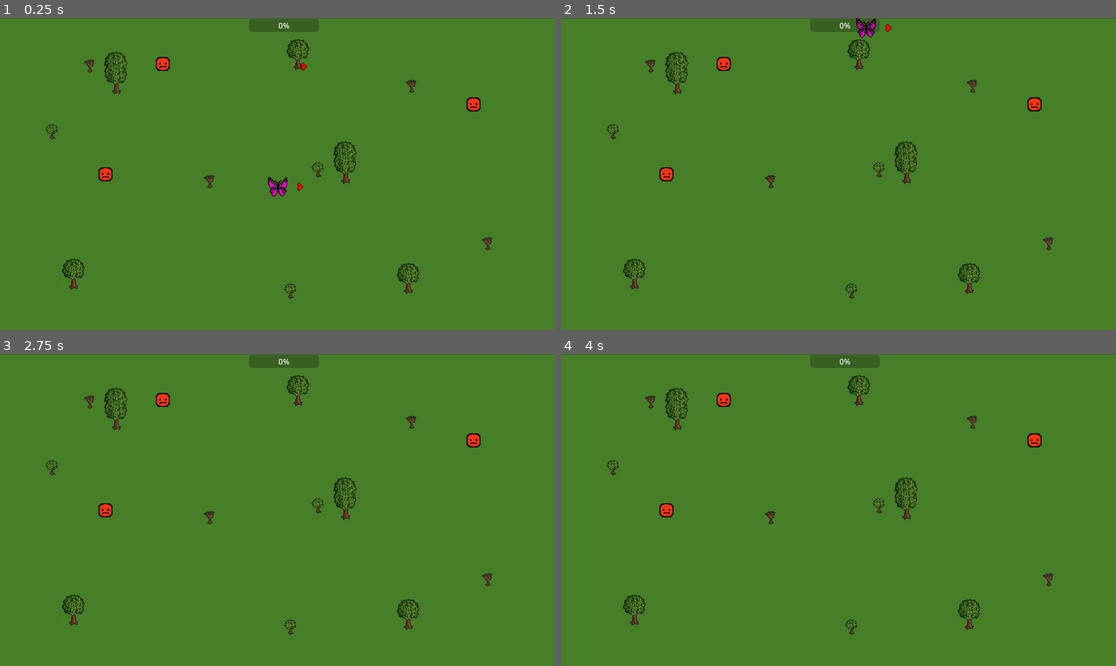
Above: before the commit, frames 1-4 (two rows, left to right).
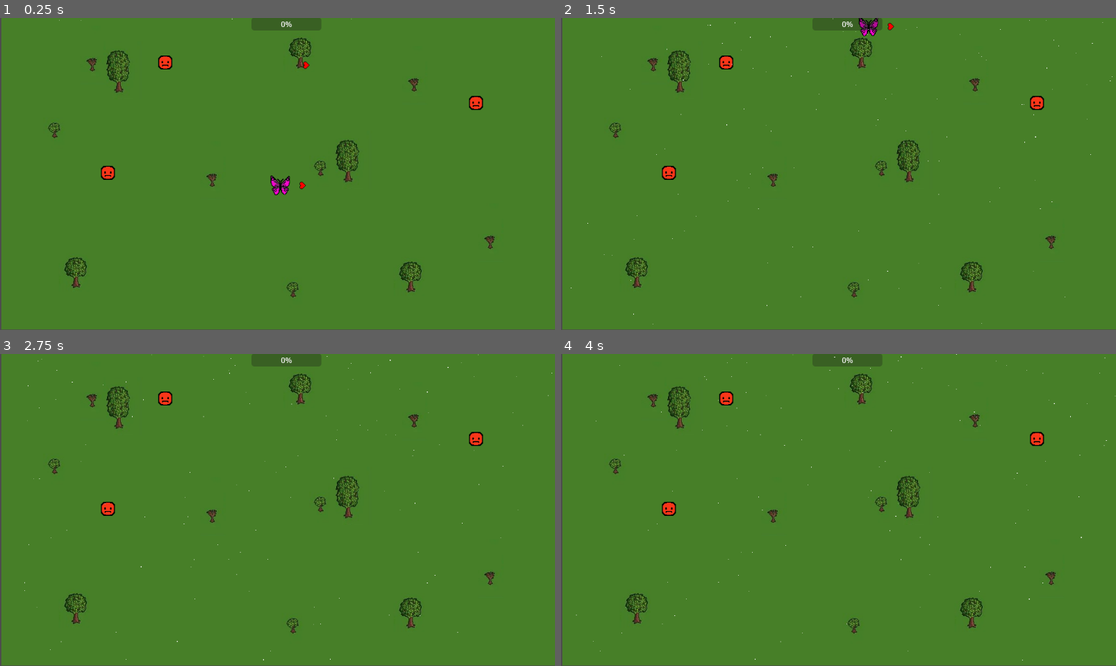
Above: after the commit, the same moments.

Repository: Robertas-Ba/joymakerGame
Game: Godot game, scene res://map.tscn
Two runs of this game, one before a commit and one after it. Both use one fixed random seed, a clock stepped at 60 frames per second and the inputs below. This scene is started directly instead of the project's main scene.
Inputs:
- Up to frame 1 (0.25 s): no input
- Up to frame 2 (1.5 s): tap Enter at 0.5 s; hold W (move_up) 0.53-1.28 s; tap D (move_rigth) at 0.6, 1.35 s; hold S (move_down) from 1.28 s (still down)
- Up to frame 3 (2.75 s): release S (move_down) at 2.03 s; hold W (move_up) from 2.03 s (still down); tap D (move_rigth) at 2.1 s
- Up to frame 4 (4 s): tap D (move_rigth) at 2.85, 3.6 s; tap Space at 3.5 s; release W (move_up) at 3.53 s; hold A (move_left) from 3.53 s (still down)

The runs differ from the first frame. In frame 1, 3.1% of the frame differs, in the area x 0-100%, y 0-100%; in frame 2, 3.1%; in frame 3, 2.9%; in frame 4, 2.9%.

Commit message:
added rain

Diff:
--- a/map.tscn
+++ b/map.tscn
@@ -7,6 +7,7 @@
 [ext_resource type="Texture2D" uid="uid://dgc2pexh4fvy4" path="res://tree3.jpg" id="5_gqbix"]
 [ext_resource type="PackedScene" uid="uid://bwldgxe7nvc6l" path="res://joy.tscn" id="6_iw27f"]
 [ext_resource type="PackedScene" uid="uid://0exsssxg1gbv" path="res://Music.tscn" id="7_71pa8"]
+[ext_resource type="PackedScene" uid="uid://yhnok8taumwn" path="res://rain.tscn" id="8_05x41"]
 
 [sub_resource type="StyleBoxFlat" id="StyleBoxFlat_iw27f"]
 
@@ -86,3 +87,6 @@
 theme_override_styles/fill = SubResource("StyleBoxFlat_iw27f")
 
 [node name="AudioStreamPlayer2D" parent="." instance=ExtResource("7_71pa8")]
+
+[node name="Rain" parent="." instance=ExtResource("8_05x41")]
+position = Vector2(-3, 3)
--- /dev/null
+++ b/rain.tscn
@@ -0,0 +1,28 @@
+[gd_scene load_steps=2 format=3 uid="uid://yhnok8taumwn"]
+
+[sub_resource type="GDScript" id="GDScript_43xbk"]
+script/source = "extends Node2D
+
+func _ready():
+	pass
+
+func _process(delta):
+	if Input.is_action_just_pressed(\"ui_accept\"):
+		$CPUParticles2D.emitting = $CPUParticles2D.emitting
+"
+
+[node name="Rain" type="Node2D"]
+script = SubResource("GDScript_43xbk")
+
+[node name="CPUParticles2D" type="CPUParticles2D" parent="."]
+position = Vector2(626, -24)
+amount = 150
+lifetime = 1.2
+emission_shape = 3
+emission_rect_extents = Vector2(550, 1)
+gravity = Vector2(-200, 980)
+scale_amount_min = 1.2
+scale_amount_max = 1.2
+
+[node name="Camera2D" type="Camera2D" parent="."]
+position = Vector2(576, 323)
Not shown: 1 places in map.tscn that only renumber resources
